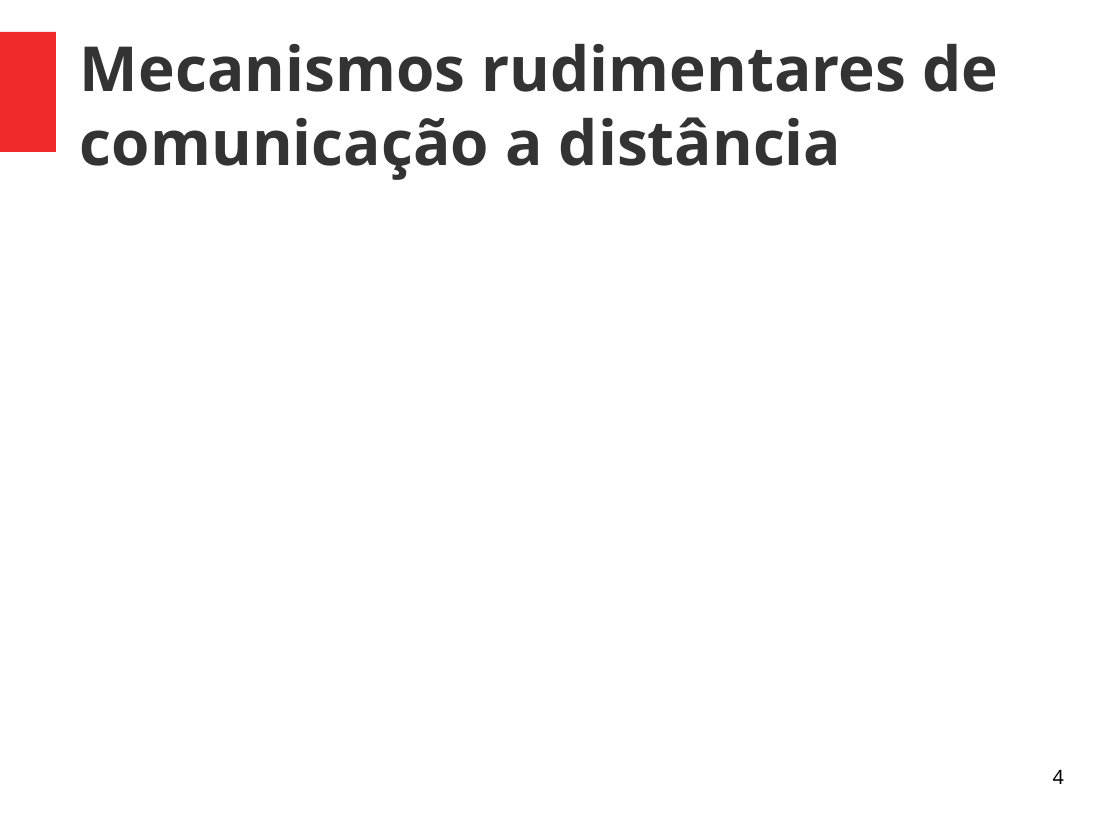
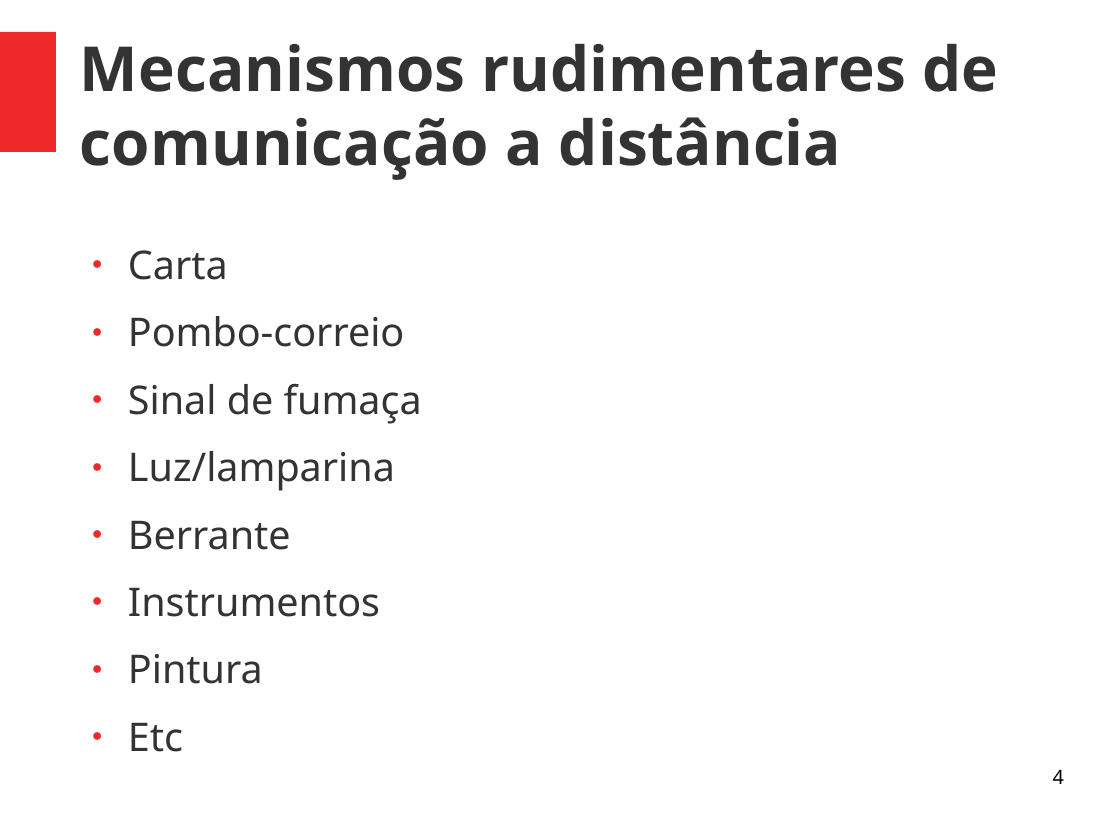
Before and after one commit to viniciusalveshax/aulas, a slide deck: slide 4 of redes-1/pdf02-introducao-redes/redes1-pdf02-introducao-redes.odp. Drawn at 1120x840 pixels with LibreOffice and Linux fonts; fonts in the diff are those of the drawing. Boxes give left, top, right and bottom in pixels: in the first picture for what was removed or moved away, otherwise in the second. Text is boxed around its words. In the diff, an @@ line names an element or a change of style, - is before the commit and + after.

```diff
--- a/redes-1/pdf02-introducao-redes/redes1-pdf02-introducao-redes.odp
+++ b/redes-1/pdf02-introducao-redes/redes1-pdf02-introducao-redes.odp
@@ text added at (128,250,422,684), 28 pt, text #333333 @@
+● Carta
+● Pombo-correio
+● Sinal de fumaça
+● Luz/lamparina
+● Berrante
+● Instrumentos
+● Pintura
+● Etc
```
Also in this commit, not shown: 5 other files.
